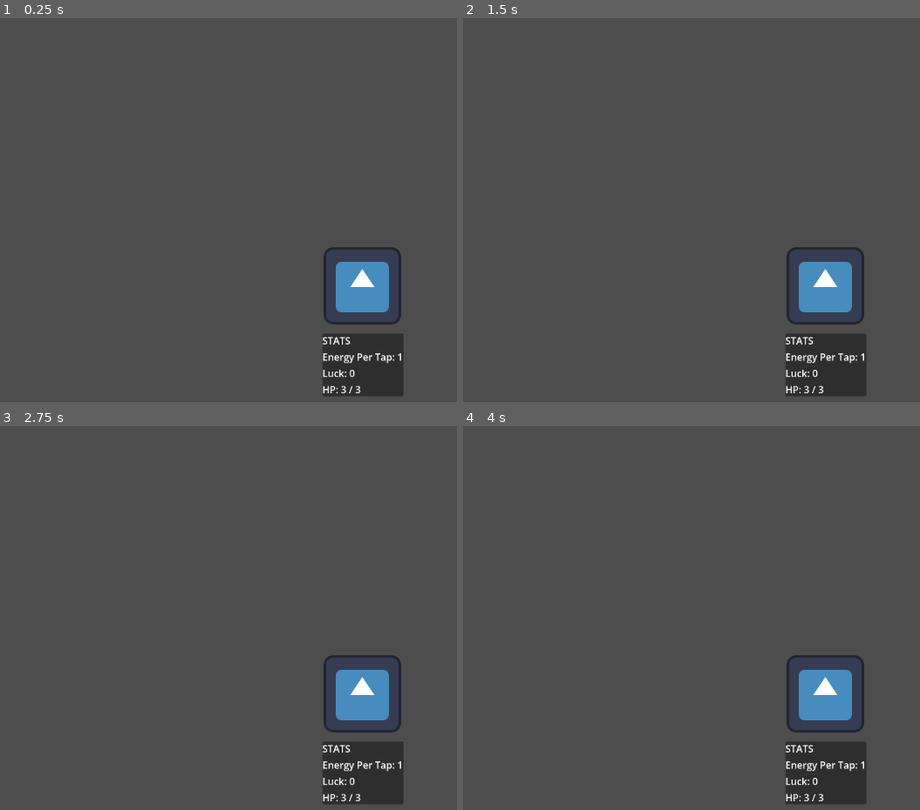
Above: before the commit, frames 1-4 (two rows, left to right).
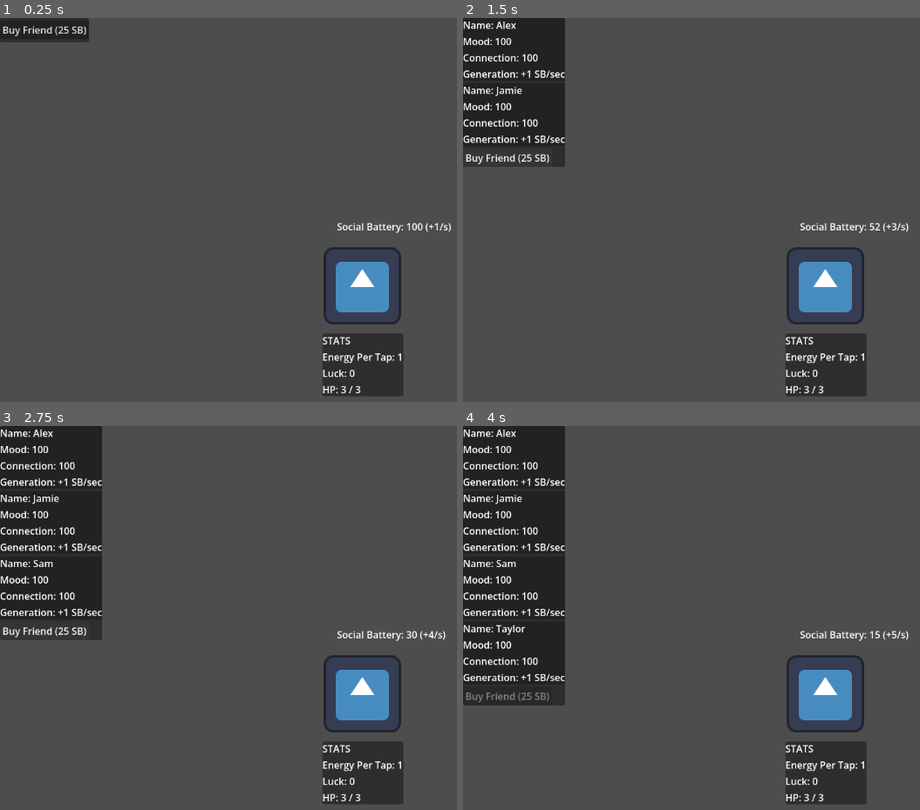
Above: after the commit, the same moments.

Repository: AzeOcram/checkpoint-gamejam
Game: Godot game, scene res://scenes/main/main.tscn
Two runs of this game, one before a commit and one after it. Both use one fixed random seed, a clock stepped at 60 frames per second and the inputs below. The engine's default icon, where the game draws it, is replaced by a stand-in: a white triangle on a blue panel in a dark square.
Inputs (mouse positions are in pixels of both pictures, inside the frame that each line leads up to):
- Up to frame 1 (0.25 s): no input
- Up to frame 2 (1.5 s): click (508, 29) at 0.5 s, where only the run after the commit has a clickable "Buy Friend (25 SB)"; click (508, 90) at 1.25 s, where only the run after the commit has a clickable "Buy Friend (25 SB)"
- Up to frame 3 (2.75 s): click (45, 564) at 2 s, where only the run after the commit has a clickable "Buy Friend (25 SB)"
- Up to frame 4 (4 s): tap Enter at 2.75 s; tap Space at 3.5 s

The runs differ from the first frame. In frame 1, 1.4% of the frame differs, in the area x 0-99%, y 0-57%; in frame 2, 7.8%; in frame 3, 11%; in frame 4, 16%, in the area x 0-98%, y 0-73%.

Commit message:
Added the recruitment system

Diff:
--- a/project.godot
+++ b/project.godot
@@ -12,7 +12,7 @@
 
 config/name="friend-game"
 run/main_scene="uid://dt1hh84lovq45"
-config/features=PackedStringArray("4.6", "GL Compatibility")
+config/features=PackedStringArray("4.7", "GL Compatibility")
 config/icon="res://icon.svg"
 
 [autoload]
--- /dev/null
+++ b/scenes/friends/friend.tscn
@@ -0,0 +1,24 @@
+[gd_scene format=3 uid="uid://cjwlh8h2v3r66"]
+
+[ext_resource type="Script" uid="uid://c1v6ptfhn726w" path="res://scripts/friend/friend.gd" id="1_ugumg"]
+
+[node name="Friend" type="PanelContainer" unique_id=1347383331]
+custom_minimum_size = Vector2(0, 60)
+offset_right = 40.0
+offset_bottom = 104.0
+script = ExtResource("1_ugumg")
+
+[node name="VBoxContainer" type="VBoxContainer" parent="." unique_id=876506087]
+layout_mode = 2
+
+[node name="NameLabel" type="Label" parent="VBoxContainer" unique_id=69571776]
+layout_mode = 2
+
+[node name="MoodLabel" type="Label" parent="VBoxContainer" unique_id=435804608]
+layout_mode = 2
+
+[node name="ConnectionLabel" type="Label" parent="VBoxContainer" unique_id=90817911]
+layout_mode = 2
+
+[node name="GenerationLabel" type="Label" parent="VBoxContainer" unique_id=326627968]
+layout_mode = 2
--- a/scenes/main/main.tscn
+++ b/scenes/main/main.tscn
@@ -23,3 +23,29 @@
 
 [node name="PlayerVisual" parent="." unique_id=470255114 instance=ExtResource("1_hyk8p")]
 position = Vector2(599, 444)
+
+[node name="FriendsPanel" type="PanelContainer" parent="." unique_id=2138563778]
+layout_mode = 0
+offset_right = 40.0
+offset_bottom = 40.0
+
+[node name="VBoxContainer" type="VBoxContainer" parent="FriendsPanel" unique_id=516155204]
+layout_mode = 2
+
+[node name="FriendList" type="VBoxContainer" parent="FriendsPanel/VBoxContainer" unique_id=1107586440]
+layout_mode = 2
+
+[node name="BuyFriendButton" type="Button" parent="FriendsPanel/VBoxContainer" unique_id=1915222620]
+layout_mode = 2
+size_flags_horizontal = 0
+text = "Buy Friend (25 SB)"
+
+[node name="SocialBatteryLabel" type="Label" parent="." unique_id=1786517169]
+layout_mode = 0
+offset_left = 557.0
+offset_top = 334.0
+offset_right = 596.0
+offset_bottom = 357.0
+
+[node name="SocialBatteryTimer" type="Timer" parent="." unique_id=1946115025]
+autostart = true
--- /dev/null
+++ b/scripts/friend/friend.gd
@@ -0,0 +1,24 @@
+extends Control
+class_name FriendNode
+
+@onready var name_label: Label = $VBoxContainer/NameLabel
+@onready var mood_label: Label = $VBoxContainer/MoodLabel
+@onready var connection_label: Label = $VBoxContainer/ConnectionLabel
+@onready var generation_label: Label = $VBoxContainer/GenerationLabel
+
+var friend_name: String = "Friend"
+var mood: int = 100
+var connection: int = 100
+var social_battery_generation: int = 1
+
+func setup(p_name: String) -> void:
+	friend_name = p_name
+
+func _ready() -> void:
+	update_display()
+
+func update_display() -> void:
+	name_label.text = "Name: " + friend_name
+	mood_label.text = "Mood: " + str(mood)
+	connection_label.text = "Connection: " + str(connection)
+	generation_label.text = "Generation: +" + str(social_battery_generation) + " SB/sec"
--- a/scripts/main/main.gd
+++ b/scripts/main/main.gd
@@ -5,12 +5,62 @@
 @onready var luck_label = $UI/StatsPanel/VBoxContainer/LuckLabel
 @onready var hp_label = $UI/StatsPanel/VBoxContainer/HpLabel
 
+const FRIEND_SCENE = preload("res://scenes/friends/friend.tscn")
+const FRIEND_COST: int = 25
+var available_names: Array[String] = ["Alex", "Jamie", "Sam", "Taylor", "Morgan", "Riley", "Jordan", "Casey"]
+
+# State
+var social_battery: int = 100
+var base_sb_generation: int = 1
+var friends: Array[FriendNode] = []
+
+@onready var social_battery_label: Label = $SocialBatteryLabel
+@onready var friend_list: VBoxContainer = $FriendsPanel/VBoxContainer/FriendList
+@onready var buy_friend_button: Button = $FriendsPanel/VBoxContainer/BuyFriendButton
+@onready var social_battery_timer: Timer = $SocialBatteryTimer
 
 func _ready() -> void:
 	update_stats_ui()
+	social_battery_timer.timeout.connect(_on_social_battery_timer_timeout)
+	buy_friend_button.pressed.connect(_on_buy_friend_button_pressed)
+	update_ui()
 
 #Stats Functions
 func update_stats_ui() -> void:
 	energy_per_tap_label.text = "Energy Per Tap: " + str(Player.energy_per_tap)
 	luck_label.text = "Luck: " + str(Player.luck)
 	hp_label.text = "HP: " + str(Player.hp) + " / " + str(Player.max_hp)
+
+func get_total_sb_generation() -> int:
+	var total: int = base_sb_generation
+	for friend in friends:
+		total += friend.social_battery_generation
+	return total
+
+func _on_social_battery_timer_timeout() -> void:
+	social_battery += get_total_sb_generation()
+	update_ui()
+
+func _on_buy_friend_button_pressed() -> void:
+	if social_battery >= FRIEND_COST:
+		social_battery -= FRIEND_COST
+
+		# Instantiate Friend
+		var friend_instance: FriendNode = FRIEND_SCENE.instantiate() as FriendNode
+
+		# Pick name
+		var new_name: String = "Friend " + str(friends.size() + 1)
+		if available_names.size() > 0:
+			new_name = available_names.pop_front() # takes the next name in line
+
+		friend_instance.setup(new_name)
+
+		# Add to scene tree & tracking list
+		friend_list.add_child(friend_instance)
+		friends.append(friend_instance)
+
+		update_ui()
+
+func update_ui() -> void:
+	social_battery_label.text = "Social Battery: %d (+%d/s)" % [social_battery, get_total_sb_generation()]
+	buy_friend_button.disabled = social_battery < FRIEND_COST
Not shown, added: scripts/friend/friend.gd.uid
